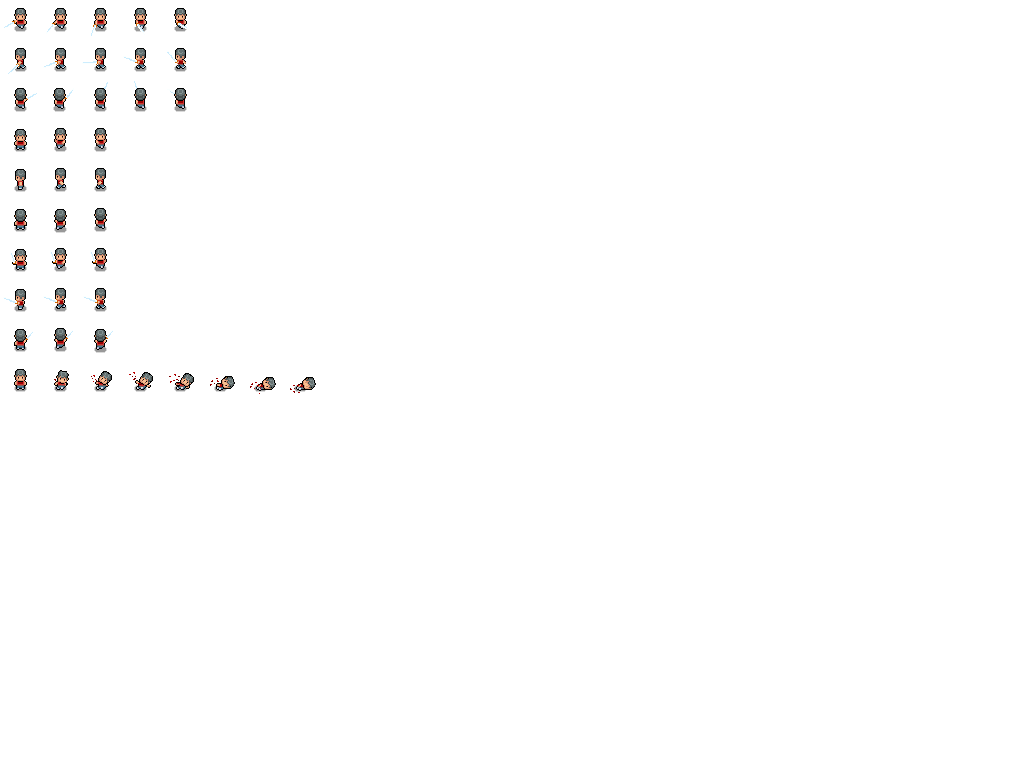
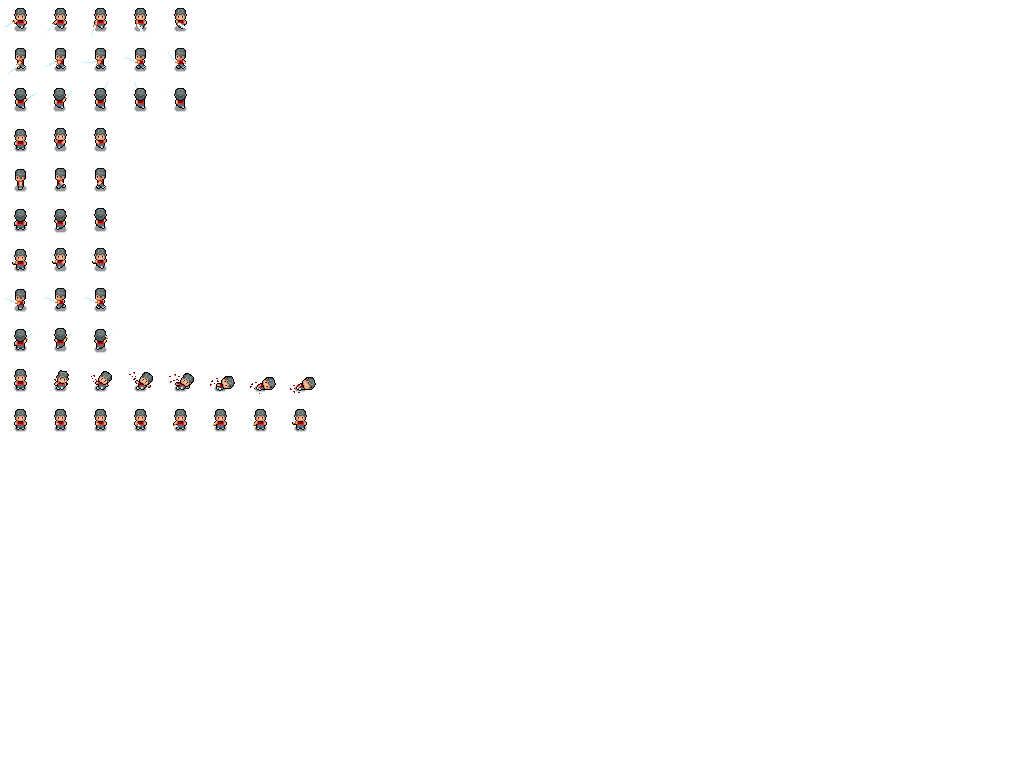
The second (1024, 768) image is a revision of the first. Changes to its layers:
added group "boy2_melee_trigger" with 8 layers above "boy2_target_up" over 14, 409, 307, 432
added layer "boy_melee_trigger8 copy" in group "boy2_melee_trigger" over 290, 409, 307, 432
added layer "boy_melee_trigger7 copy" in group "boy2_melee_trigger" over 249, 409, 267, 432
added layer "boy_melee_trigger6 copy" in group "boy2_melee_trigger" over 211, 409, 227, 432
added layer "boy_melee_trigger5 copy" in group "boy2_melee_trigger" over 173, 409, 187, 432
added layer "boy_melee_trigger4 copy" in group "boy2_melee_trigger" over 134, 409, 147, 432
added layer "boy_melee_trigger3 copy" in group "boy2_melee_trigger" over 94, 409, 107, 432
added layer "boy_melee_trigger2 copy" in group "boy2_melee_trigger" over 54, 409, 67, 432
added layer "boy_melee_trigger1 copy" in group "boy2_melee_trigger" over 14, 409, 27, 432
